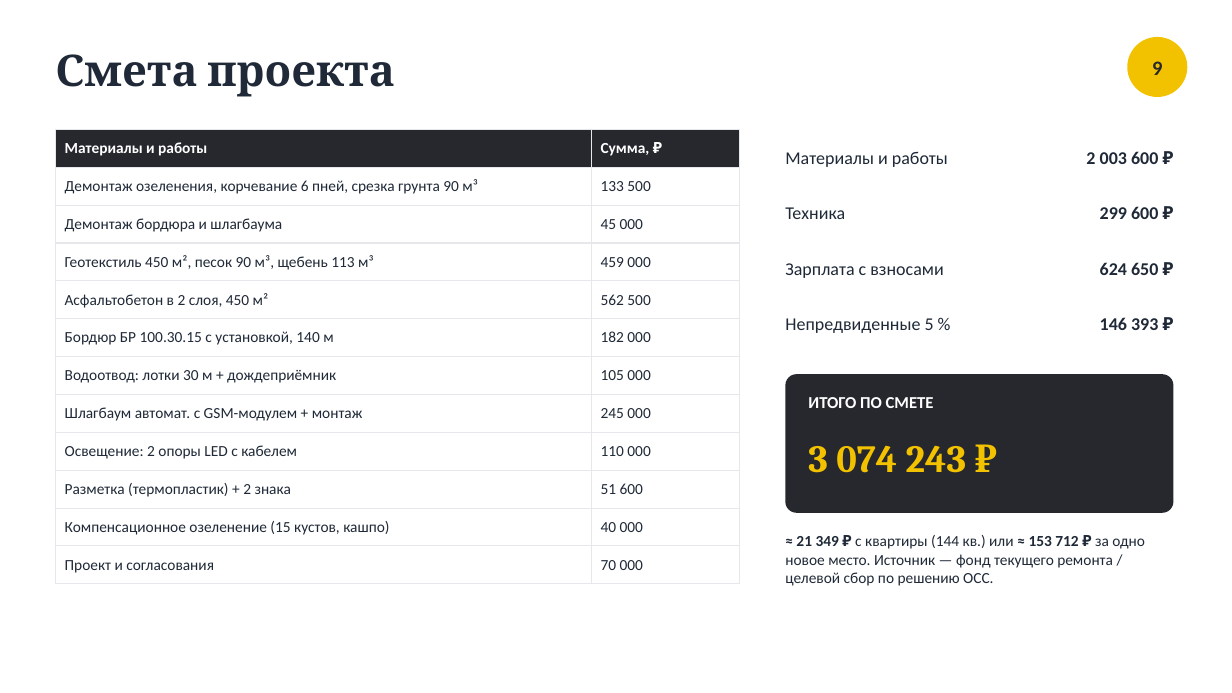
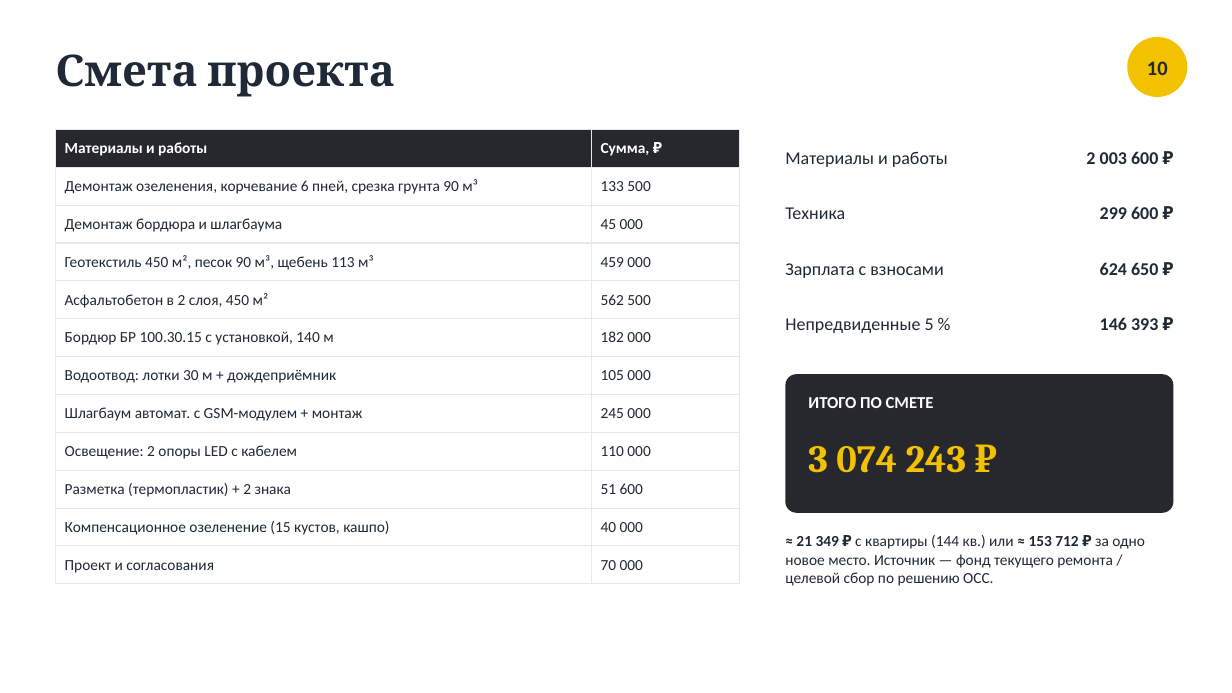
Before and after one commit to shortisshow-prog/mirigrushek, a slide deck: slide 10 of parking/Парковка_Нахимова_20.pptx (slide 9 before the commit). Drawn at 1232x693 pixels with LibreOffice and Linux fonts; fonts in the diff are those of the drawing. Boxes give left, top, right and bottom in pixels: in the first picture for what was removed or moved away, otherwise in the second. Text is boxed around its words. In the diff, an @@ line names an element or a change of style, - is before the commit and + after.

```diff
--- a/parking/Парковка_Нахимова_20.pptx
+++ b/parking/Парковка_Нахимова_20.pptx
@@ text at (x1=1147, y1=61, x2=1168, y2=75): text changed @@
-9
+10
```
Also in this commit, not shown: 6 other slides changed, 1 slide added, 4 other files.
